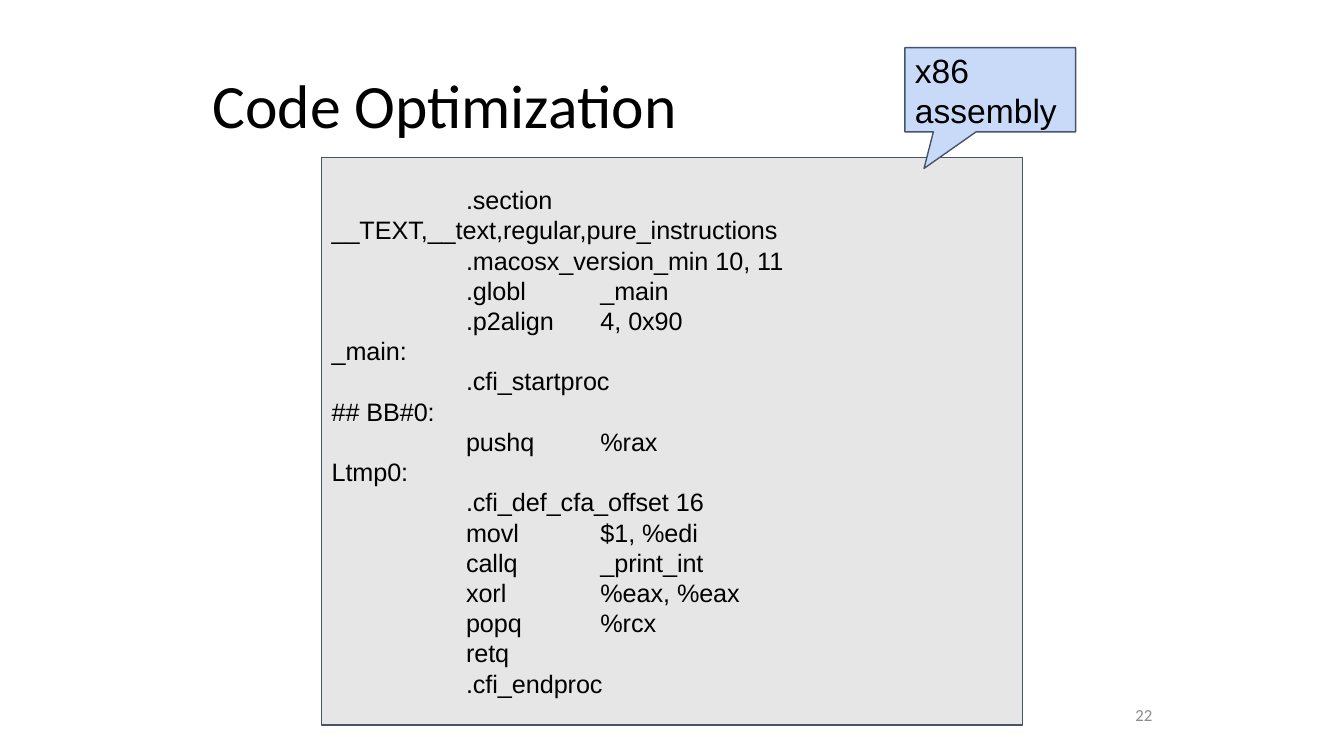
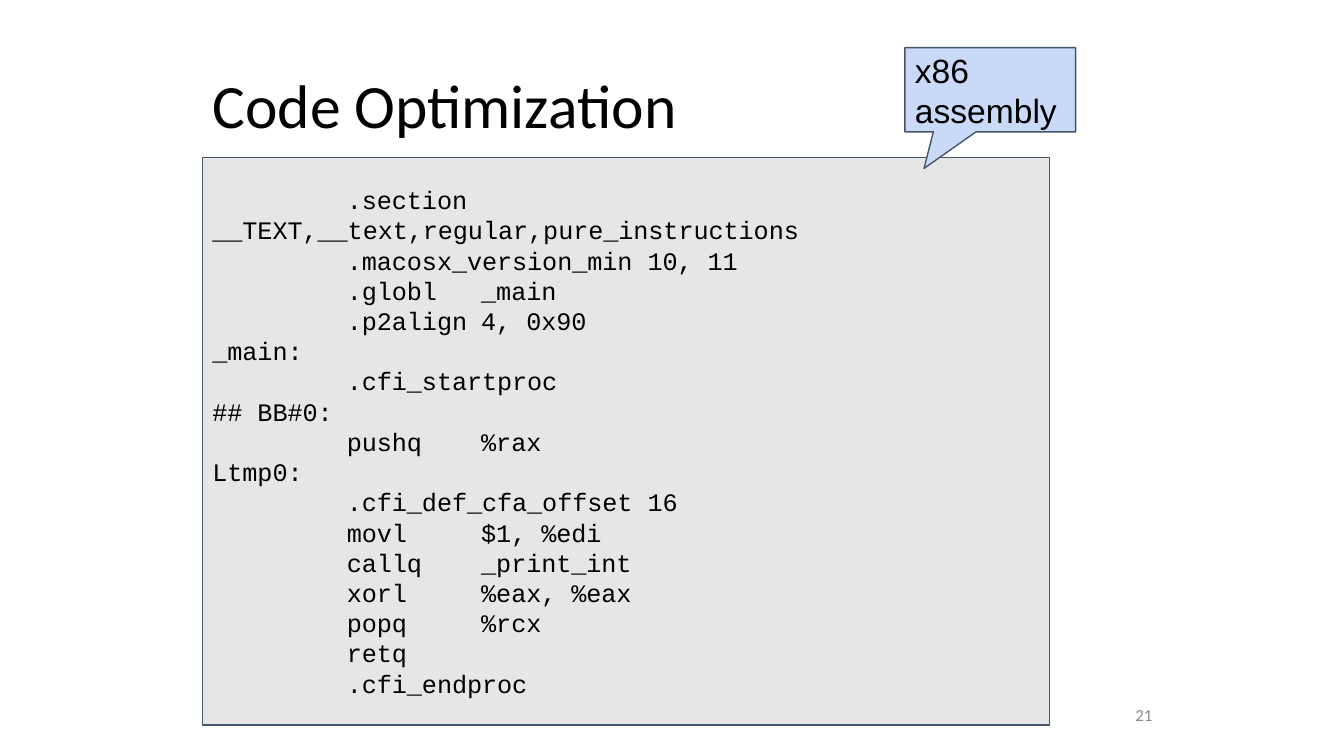
Before and after one commit to anoopsarkar/compilers-class, a slide deck: slide 21 of assets/ppt/intro/in4-stages-of-a-compiler.pptx (slide 22 before the commit). Drawn at 1344x756 pixels with LibreOffice and Linux fonts; fonts in the diff are those of the drawing. Boxes give left, top, right and bottom in pixels: in the first picture for what was removed or moved away, otherwise in the second. Text is boxed around its words. In the diff, an @@ line names an element or a change of style, - is before the commit and + after.

```diff
--- a/assets/ppt/intro/in4-stages-of-a-compiler.pptx
+++ b/assets/ppt/intro/in4-stages-of-a-compiler.pptx
@@ rectangle ".section __TEXT,__text,regular,pure_instructions": place and size @@
-rectangle ".section __TEXT,__text,regular,pure_instructions" at (321,157,1021,724)
+rectangle ".section __TEXT,__text,regular,pure_instructions" at (203,157,1050,724)
@@ rectangle ".section __TEXT,__text,regular,pure_instructions" at (203,157,1050,724): font Arial to Courier New @@
@@ page number at (1135,710,1152,721): text changed @@
-22
+21
```
Also in this commit, not shown: 6 other slides changed, 5 other files.
